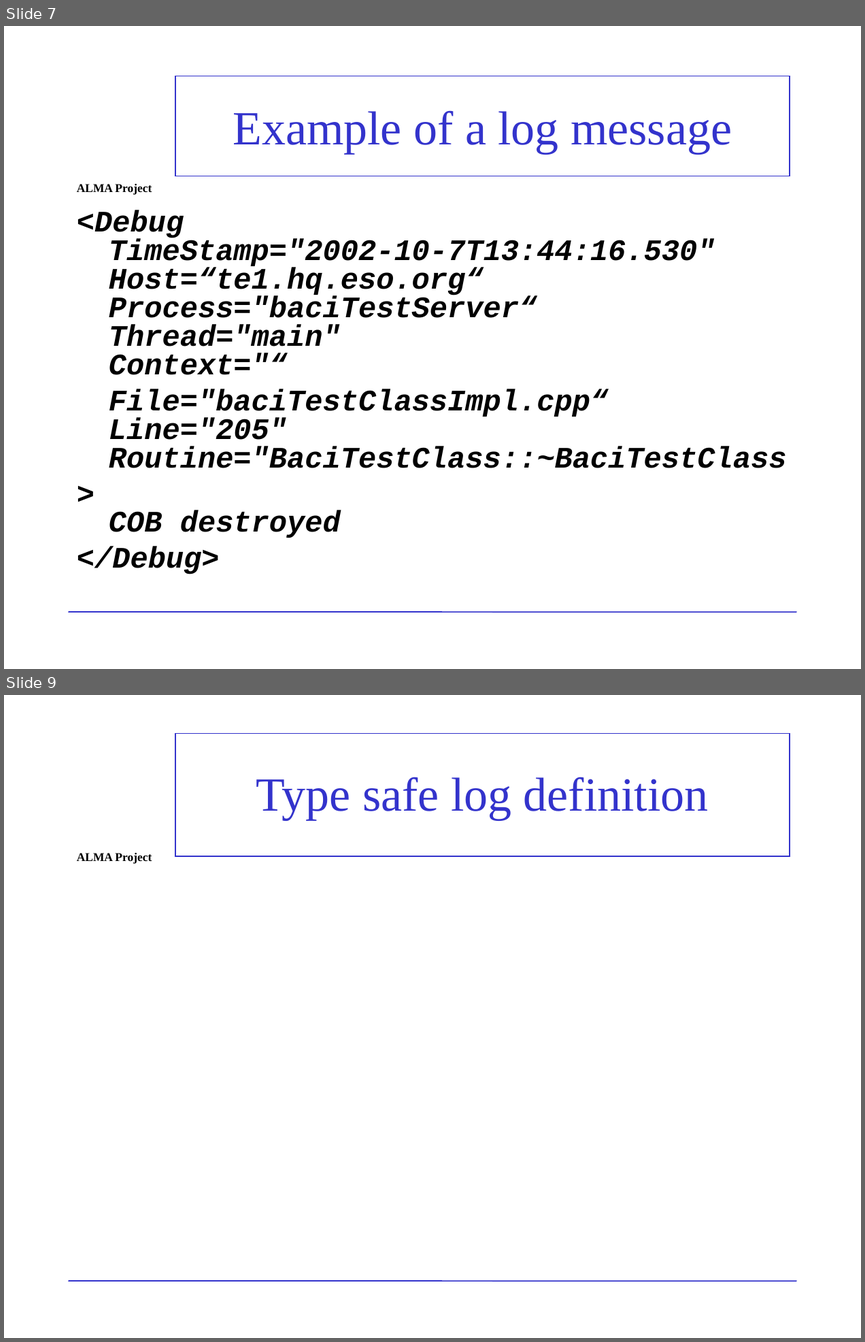
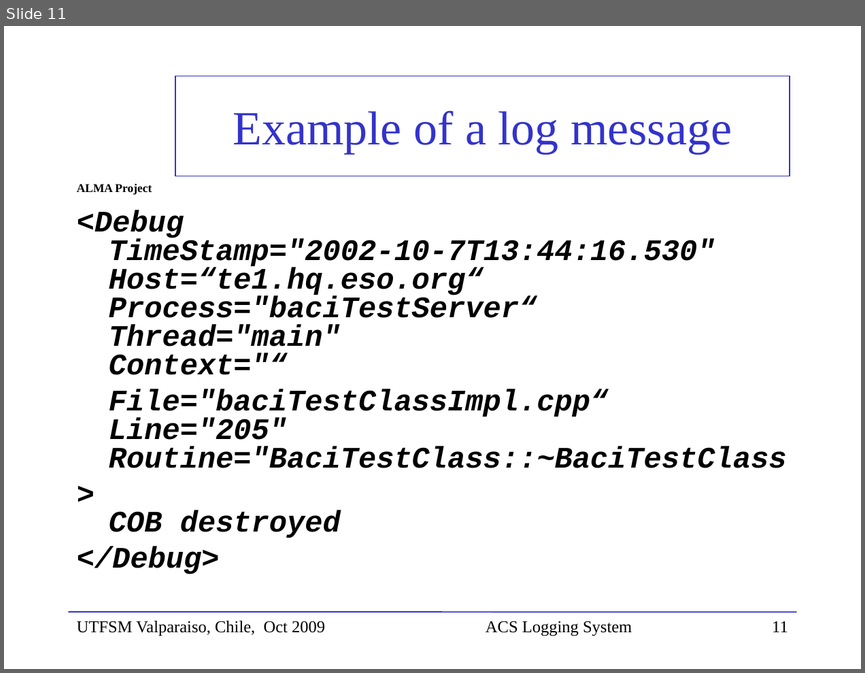
Before and after one commit to ACS-Community/ACS, a slide deck: Documents/ACS-Course/ACSCourse-ACSLoggingSystem.ppt. Shown one above the other, each under a label of ours: slides 7 and 9 before the commit, slide 11 after it; the slides between them are not shown. The pictures are 865x1342 and 865x673 pixels, drawn with LibreOffice and Linux fonts; fonts in the diff are those of the drawing; background and template pictures are left out. Boxes give left, top, right and bottom in pixels: in the first picture for what was removed or moved away, otherwise in the second. Text is boxed around its words. In the diff, an @@ line names an element or a change of style, - is before the commit and + after.

```diff
--- a/Documents/ACS-Course/ACSCourse-ACSLoggingSystem.ppt
+++ b/Documents/ACS-Course/ACSCourse-ACSLoggingSystem.ppt
@@ slide 9 removed at (4,695,861,1338), background picture (left out); not listed: 2 template elements that a slide beside it also shows @@
@@ title removed at (175,734,789,856) @@
-Type safe log definition
@@ what was slide 7 is now slide 11 @@
@@ slide 11 changed as well @@
@@ text added at (77,620,325,636), 14 pt, text #000000 @@
+UTFSM Valparaiso, Chile, Oct 2009
@@ text added at (485,620,632,636), 14 pt, text #000000 @@
+ACS Logging System
@@ page number at (772,621,788,632): text changed; text colour #FFFFFF to #000000 @@
-7
+11
```
Also in this commit, not shown: 6 other slides changed, 11 slides added, 5 other slides removed.
